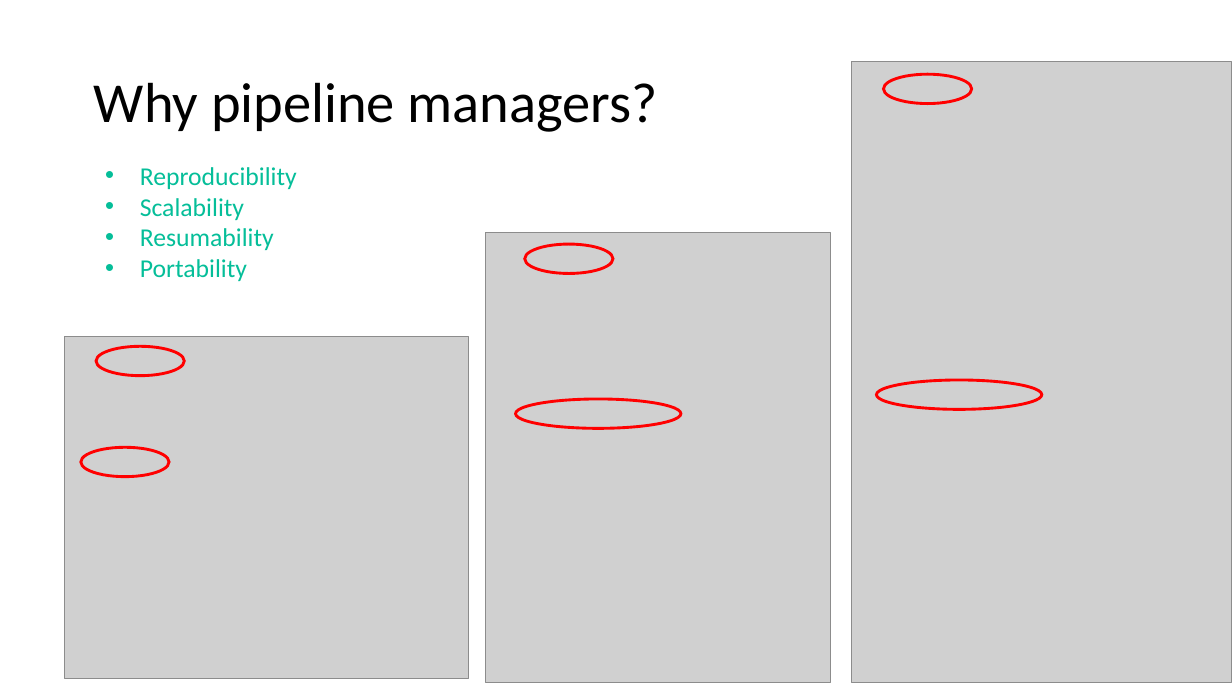
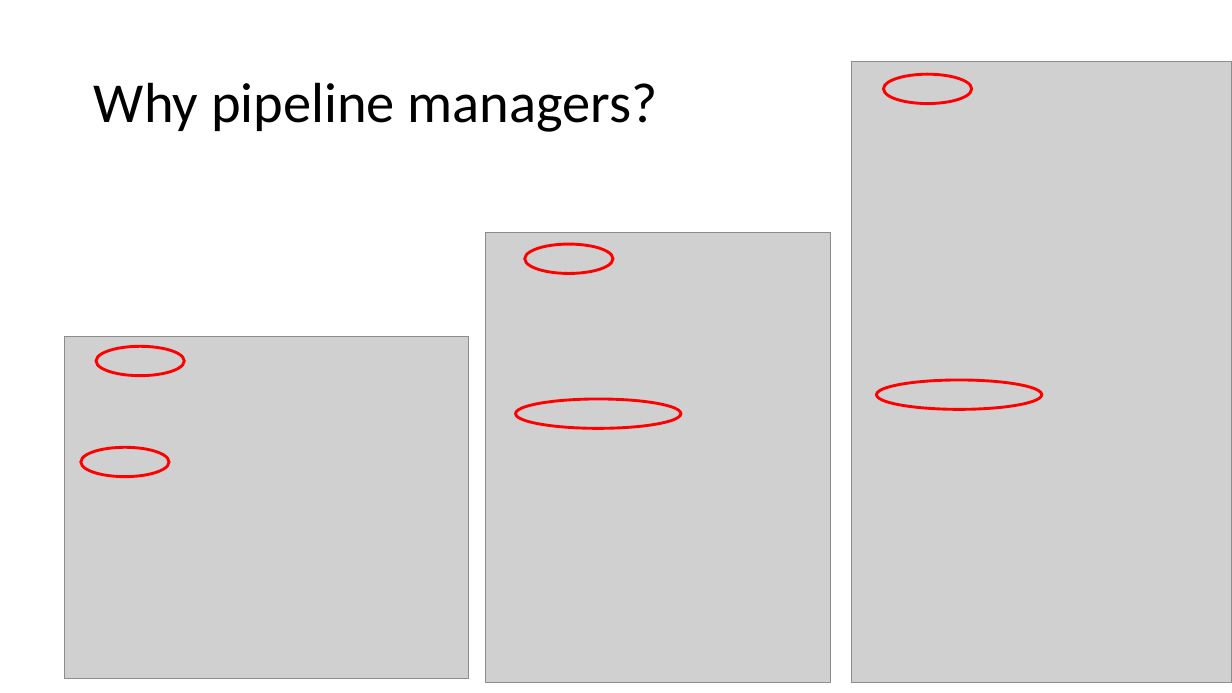
Before and after one commit to hurwitzlab/nextflow_crash_course, a slide deck: slide 5 of day1_material/slides/day1.pptx (slide 4 before the commit). Drawn at 1232x693 pixels with LibreOffice and Linux fonts; fonts in the diff are those of the drawing; grey boxes stand for pictures. Boxes give left, top, right and bottom in pixels: in the first picture for what was removed or moved away, otherwise in the second. Text is boxed around its words. In the diff, an @@ line names an element or a change of style, - is before the commit and + after.

```diff
--- a/day1_material/slides/day1.pptx
+++ b/day1_material/slides/day1.pptx
@@ text removed at (140, 167, 297, 281) @@
-• Reproducibility
-• Scalability
-• Resumability
-• Portability
```
Also in this commit, not shown: 7 other slides changed, 7 slides added, 3 slides removed, 25 other files.
